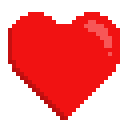
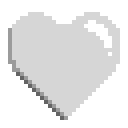
Layered file, before and after one edit (w=128, h=128). Changes by layer:
added layer "Calque 1 copie" above "Calque 1" over [8, 12, 120, 120]
painted on "Calque 1" over [8, 60, 16, 72]
